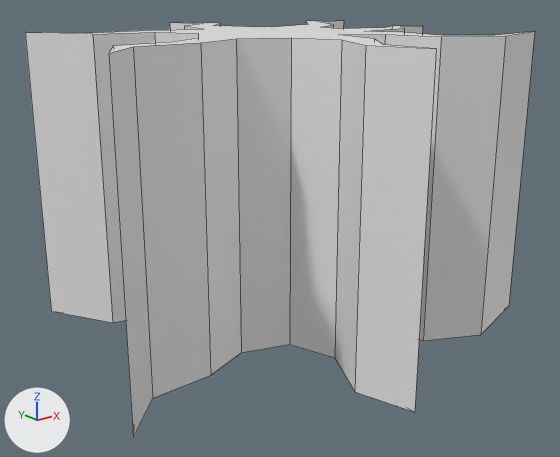
The Blender file Assets/BlenderHomebrew/Cracks/advancedCrack.blend as it was, and as the next commit left it.
The view is the same before and after, from a 50 mm lens placed at (-1.99, -2.4, 0.74), pointed at (-0.09, -0.03, -0.21). Every picture has the same lights, and +X, +Y and +Z are marked at lower left. Mesh edges are drawn as thin lines.

The first picture shows 'CrackTop', 'CrackWalls'.
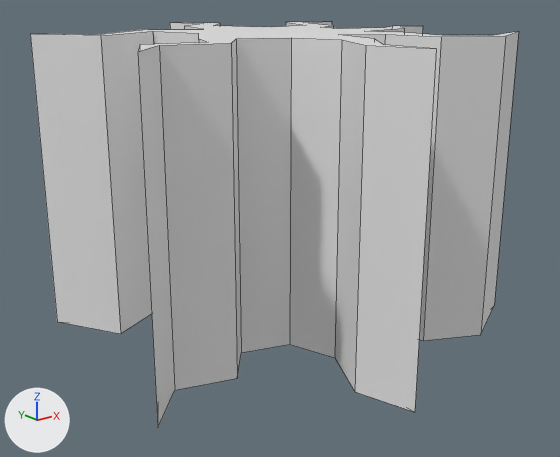
Where the change shows, as pixel boxes (x1, y1, x2, y2) in the pictures (560 x 457 px; the box of a moved part takes in the faces that stretch with it):
'CrackWalls', reshaped: before (25, 20, 535, 437); after (30, 21, 519, 426)
'CrackTop', reshaped (6% narrower, 12% shorter): before (34, 20, 528, 53); after (51, 22, 515, 51)
part 1 of me_cube_002, moved or reshaped: before (25, 20, 344, 437); after (30, 21, 333, 426)
part 2 of me_cube_002, moved or reshaped: before (481, 32, 535, 334); after (481, 31, 519, 333)

The change, as a diff of the scene's bpy script:
```diff
--- a/Assets/BlenderHomebrew/Cracks/advancedCrack.blend.py
+++ b/Assets/BlenderHomebrew/Cracks/advancedCrack.blend.py
@@ me_cube_002 @@
 # used by ob_crackwalls; location = (0.0, 0.0, -0.014)
-me_cube_002.from_pydata(...)  # 94 vertices, 47 faces; spans x -1.03..0.88, y -0.92..0.99, z -0.58..0.58
-me_cube_002.vertices[24].co = (0.74, -0.58, 0.58)  # pixel (534, 31)
-me_cube_002.vertices[71].co = (0.74, -0.58, -0.58)  # pixel (508, 306)
+me_cube_002.from_pydata(...)  # 94 vertices, 47 faces; spans x -0.94..0.75, y -0.92..0.99, z -0.58..0.58
+# me_cube_002 part 1: 30 of 94 vertices moved; they spanned x -1.03..0.88, y -0.48..0.66, z -0.58..0.58 and now span x -0.94..0.72, y -0.48..0.64, z -0.58..0.58; mean shift (-0.01, -0.04, 0.0); largest move (0.88, 0.65, 0.58) -> (0.72, 0.57, 0.58)
+# me_cube_002 part 2
+me_cube_002.vertices[24].co = (0.7, -0.53, 0.58)  # pixel (518, 31)
+me_cube_002.vertices[71].co = (0.7, -0.53, -0.58)  # pixel (494, 305)
@@ me_cube_001 @@
 me_cube_001.from_pydata(...)  # 47 vertices, 1 face; spans x -1.03..0.88, y -0.92..0.99, z 0.58
 # used by ob_cracktop; location = (0.0, 0.0, -0.014)
 # before: 9 (-0.9, -0.25, 0.58) at pixel (113, 45), 10 (-1.03, -0.48, 0.58) at pixel (108, 53), 11 (-0.86, -0.3, 0.58) at pixel (133, 46)
-me_cube_001.vertices[0].co = (-0.68, 0.34, 0.58)  # pixel (92, 34)
-me_cube_001.vertices[1].co = (-0.83, 0.61, 0.58)  # pixel (25, 32)
-me_cube_001.vertices[2].co = (-0.65, 0.4, 0.58)  # pixel (91, 32)
-me_cube_001.vertices[3].co = (-0.39, 0.44, 0.58)  # pixel (149, 30)
-me_cube_001.vertices[5].co = (-0.44, 0.3, 0.58)  # pixel (154, 32)
-me_cube_001.vertices[8].co = (-0.67, -0.22, 0.58)  # pixel (172, 42)
-me_cube_001.vertices[12].co = (-0.62, -0.29, 0.58)  # pixel (200, 42)
-me_cube_001.vertices[24].co = (0.74, -0.58, 0.58)  # pixel (534, 31)
-me_cube_001.vertices[36].co = (0.5, 0.31, 0.58)  # pixel (333, 24)
-me_cube_001.vertices[37].co = (0.66, 0.6, 0.58)  # pixel (317, 21)
-me_cube_001.vertices[38].co = (0.88, 0.65, 0.58)  # pixel (343, 20)
-me_cube_001.vertices[39].co = (0.63, 0.66, 0.58)  # pixel (305, 21)
-me_cube_001.vertices[40].co = (0.43, 0.41, 0.58)  # pixel (308, 24)
+# me_cube_001 part 3
+for i in [9, 10, 11]: me_cube_001.vertices[i].co += Vector((0.09, 0.0, 0.0))
+me_cube_001.vertices[0].co = (-0.71, 0.22, 0.58)  # pixel (100, 35)
+me_cube_001.vertices[1].co = (-0.86, 0.49, 0.58)  # pixel (30, 33)
+me_cube_001.vertices[2].co = (-0.69, 0.3, 0.58)  # pixel (95, 34)
+me_cube_001.vertices[3].co = (-0.36, 0.5, 0.58)  # pixel (147, 29)
+me_cube_001.vertices[5].co = (-0.41, 0.37, 0.58)  # pixel (152, 31)
+me_cube_001.vertices[8].co = (-0.58, -0.28, 0.58)  # pixel (208, 42)
+me_cube_001.vertices[12].co = (-0.56, -0.37, 0.58)  # pixel (231, 43)
+me_cube_001.vertices[24].co = (0.7, -0.53, 0.58)  # pixel (518, 31)
+me_cube_001.vertices[36].co = (0.45, 0.26, 0.58)  # pixel (333, 25)
+me_cube_001.vertices[37].co = (0.52, 0.55, 0.58)  # pixel (303, 22)
+me_cube_001.vertices[38].co = (0.72, 0.57, 0.58)  # pixel (331, 21)
+me_cube_001.vertices[39].co = (0.48, 0.64, 0.58)  # pixel (285, 22)
+me_cube_001.vertices[40].co = (0.36, 0.34, 0.58)  # pixel (306, 25)
```
